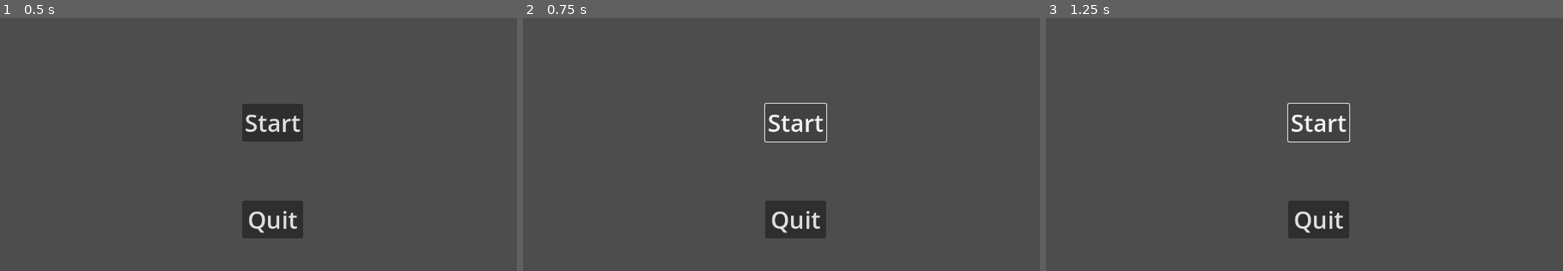
Above: before the commit, frames 1-3 (left to right).
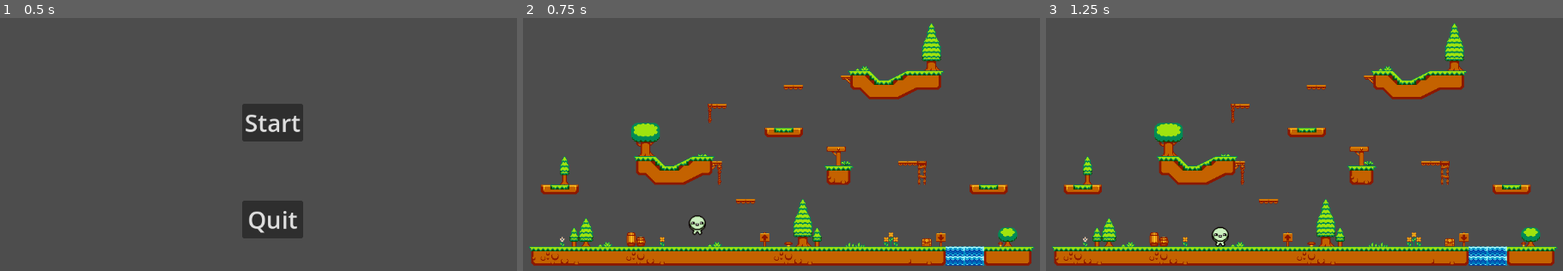
Above: after the commit, the same moments.

Repository: Antonin64/GlobalGameJam2024_agtbtn
Game: Godot game, scene res://Menu/menu.tscn
The game is run twice, just before and just after one commit, with the same random seed, the same clock (stepped at 60 frames per second) and the same inputs.
Inputs:
- Up to frame 1 (0.5 s): no input
- Up to frame 2 (0.75 s): click "Start" at 0.5 s
- Up to frame 3 (1.25 s): no input

Frame 1 is identical in both runs. In frame 2, 17% of the frame differs, in the area x 1-100%, y 2-98%; in frame 3, 17%.

Commit message:
ADD : controller things

Diff:
--- a/Menu/menu.gd
+++ b/Menu/menu.gd
@@ -3,7 +3,7 @@
 
 
 func _on_start_pressed():
-	get_tree().change_scene_to_file("res://map/didactiel_map.tscn")
+	get_tree().change_scene_to_file("res://map/didac_map.tscn")
 
 
 
--- /dev/null
+++ b/Menu/mine_bomb.tscn
@@ -0,0 +1,9 @@
+[gd_scene load_steps=2 format=3 uid="uid://dvqe4cd3c1ivg"]
+
+[ext_resource type="Texture2D" uid="uid://laesd46d6k6m" path="res://Traps/Explosive lethal weapon cartoon illustration set.png" id="1_b43og"]
+
+[node name="Mine" type="Node2D"]
+
+[node name="Sprite2D" type="Sprite2D" parent="."]
+scale = Vector2(0.03, 0.03)
+texture = ExtResource("1_b43og")
--- /dev/null
+++ b/Traps/mine_bomb.tscn
@@ -0,0 +1,6 @@
+[gd_scene load_steps=2 format=3 uid="uid://ggngpqre4nbc"]
+
+[ext_resource type="Texture2D" uid="uid://laesd46d6k6m" path="res://Traps/Explosive lethal weapon cartoon illustration set.png" id="1_b43og"]
+
+[node name="Sprite2D" type="Sprite2D"]
+texture = ExtResource("1_b43og")
--- a/project.godot
+++ b/project.godot
@@ -52,12 +52,12 @@
 ]
 }
 move_left={
-"deadzone": 0.5,
+"deadzone": 0.2,
 "events": [Object(InputEventJoypadMotion,"resource_local_to_scene":false,"resource_name":"","device":-1,"axis":0,"axis_value":-1.0,"script":null)
 ]
 }
 move_right={
-"deadzone": 0.5,
+"deadzone": 0.2,
 "events": [Object(InputEventJoypadMotion,"resource_local_to_scene":false,"resource_name":"","device":-1,"axis":0,"axis_value":1.0,"script":null)
 ]
 }
Binary file added: Traps/Explosive lethal weapon cartoon illustration set.png
Not shown, added: Traps/Explosive lethal weapon cartoon illustration set.png.import
